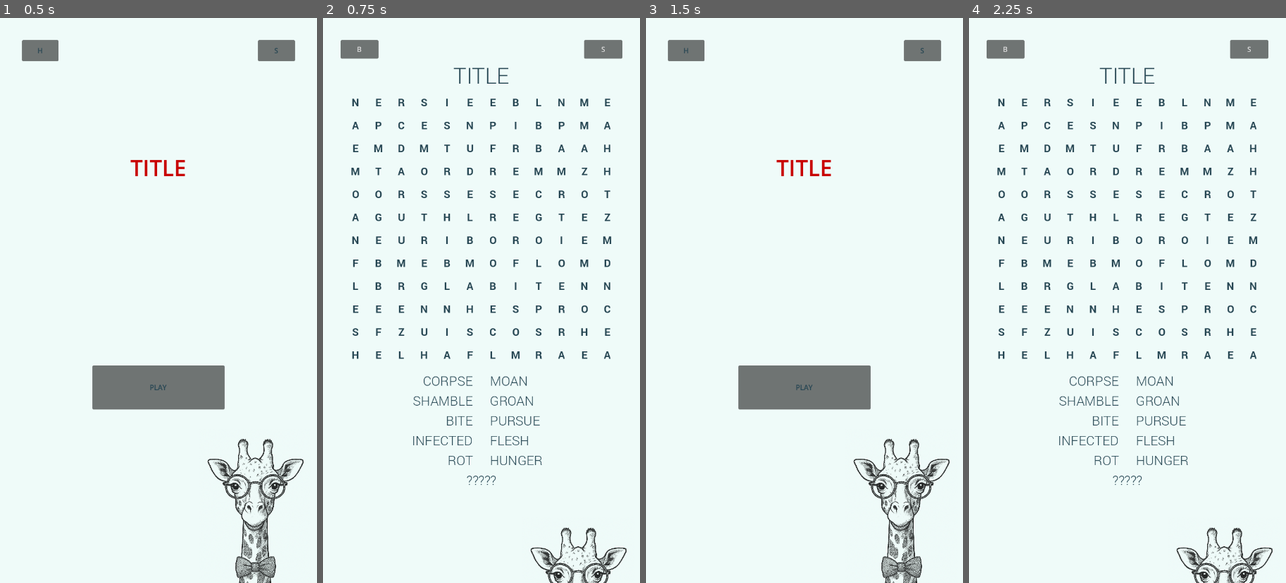
Above: before the commit, frames 1-4 (left to right).
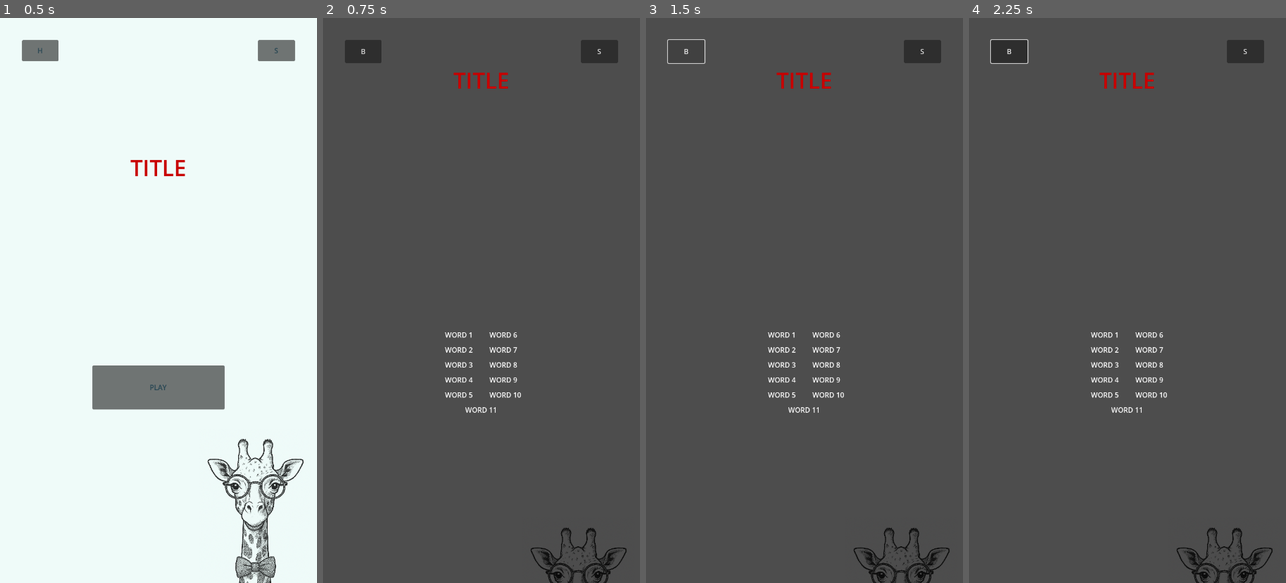
Above: after the commit, the same moments.

Repository: BreadCrowns/dailyWordSearchGodot
Game: Godot game, scene res://scenes/MainMenu.tscn
Same seed, same stepped clock (60 frames per second), same inputs: the game is played once before the commit and once after it.
Inputs (mouse positions are in pixels of both pictures, inside the frame that each line leads up to):
- Up to frame 1 (0.5 s): no input
- Up to frame 2 (0.75 s): click "PLAY" at 0.5 s
- Up to frame 3 (1.5 s): click "B" at 1.25 s
- Up to frame 4 (2.25 s): click (1127, 385) at 2 s, where only the run before the commit has a clickable "PLAY"

Frame 1 is identical in both runs. In frame 2, 100% of the frame differs, in the area x 0-100%, y 0-100%; in frame 3, 99%; in frame 4, 100%.
Error after the commit: Parse Error: Used space character for indentation instead of tab as used before in the file. (res://scripts/PuzzleScreen.gd:98)

Commit message:
Hide puzzle UI until data loaded

Diff:
--- a/dailywordsearch/scripts/PuzzleScreen.gd
+++ b/dailywordsearch/scripts/PuzzleScreen.gd
@@ -7,6 +7,7 @@
 @onready var line_layer = $MarginContainer/VBoxContainer/MarginContainer/AspectRatioContainer/LineLayer
 @onready var back_button = $MarginContainer/VBoxContainer/HBoxContainer/back_button
 @onready var title_label = $MarginContainer/VBoxContainer/title
+@onready var ui_container = $MarginContainer
 @onready var word_list_col1 = [
 		$MarginContainer/VBoxContainer/word_list_container/word_columns/left_column/word_label_left_0,
 		$MarginContainer/VBoxContainer/word_list_container/word_columns/left_column/word_label_left_1,
@@ -95,18 +96,19 @@
 
 # Initialization
 func _ready():
-		http_request = HTTPRequest.new()
-		add_child(http_request)
-		http_request.request_completed.connect(_on_puzzle_request_completed)
-		puzzle_date = Time.get_date_string_from_system()
+                ui_container.visible = false
+                set_process_input(false)
+                http_request = HTTPRequest.new()
+                add_child(http_request)
+                http_request.request_completed.connect(_on_puzzle_request_completed)
+                puzzle_date = Time.get_date_string_from_system()
 
 		_init_background()
 		_apply_title_font()
 		_apply_colors()
 
-		request_puzzle(puzzle_date)
-		set_process_input(true)
-		back_button.pressed.connect(_on_back_pressed)
+                request_puzzle(puzzle_date)
+                back_button.pressed.connect(_on_back_pressed)
 
 # Handle back button press
 func _on_back_pressed():
@@ -123,15 +125,17 @@
 		http_request.request(url)
 
 func _on_puzzle_request_completed(result, response_code, headers, body):
-		if result == OK and response_code == 200:
-				var text = body.get_string_from_utf8()
-				var data = JSON.parse_string(text)
-				if typeof(data) == TYPE_DICTIONARY:
-						grid_letters = data.get("grid", grid_letters)
-						words = data.get("words", words)
-		generate_grid()
-		load_words()
-		_apply_colors()
+                if result == OK and response_code == 200:
+                                var text = body.get_string_from_utf8()
+                                var data = JSON.parse_string(text)
+                                if typeof(data) == TYPE_DICTIONARY:
+                                                grid_letters = data.get("grid", grid_letters)
+                                                words = data.get("words", words)
+                generate_grid()
+                load_words()
+                _apply_colors()
+                ui_container.visible = true
+                set_process_input(true)
 
 # Generate the letter grid from the predefined string
 func generate_grid():
